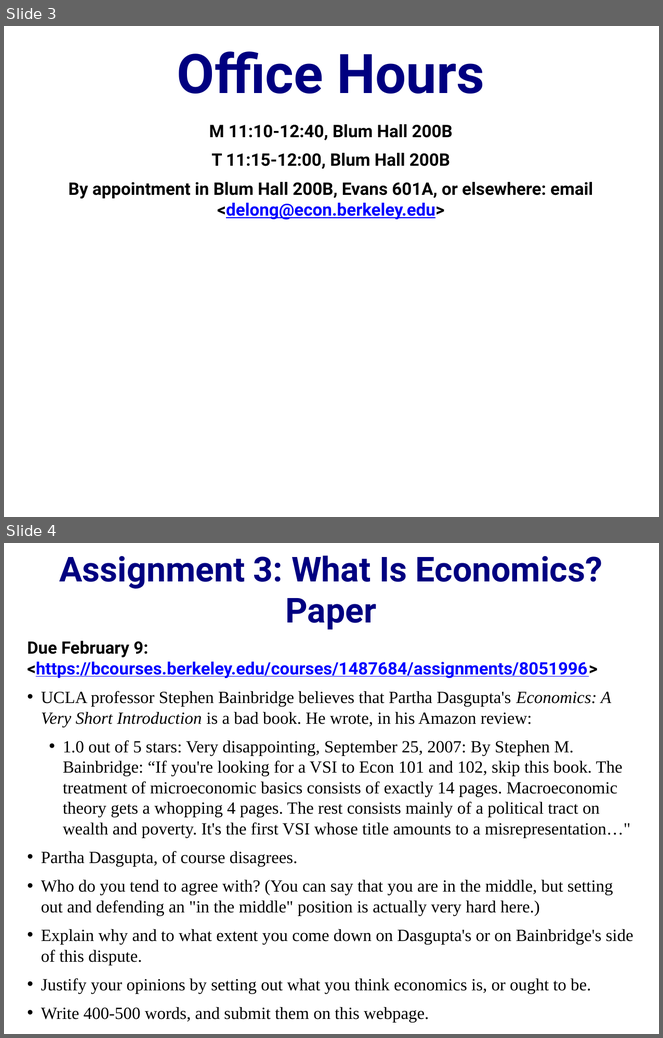
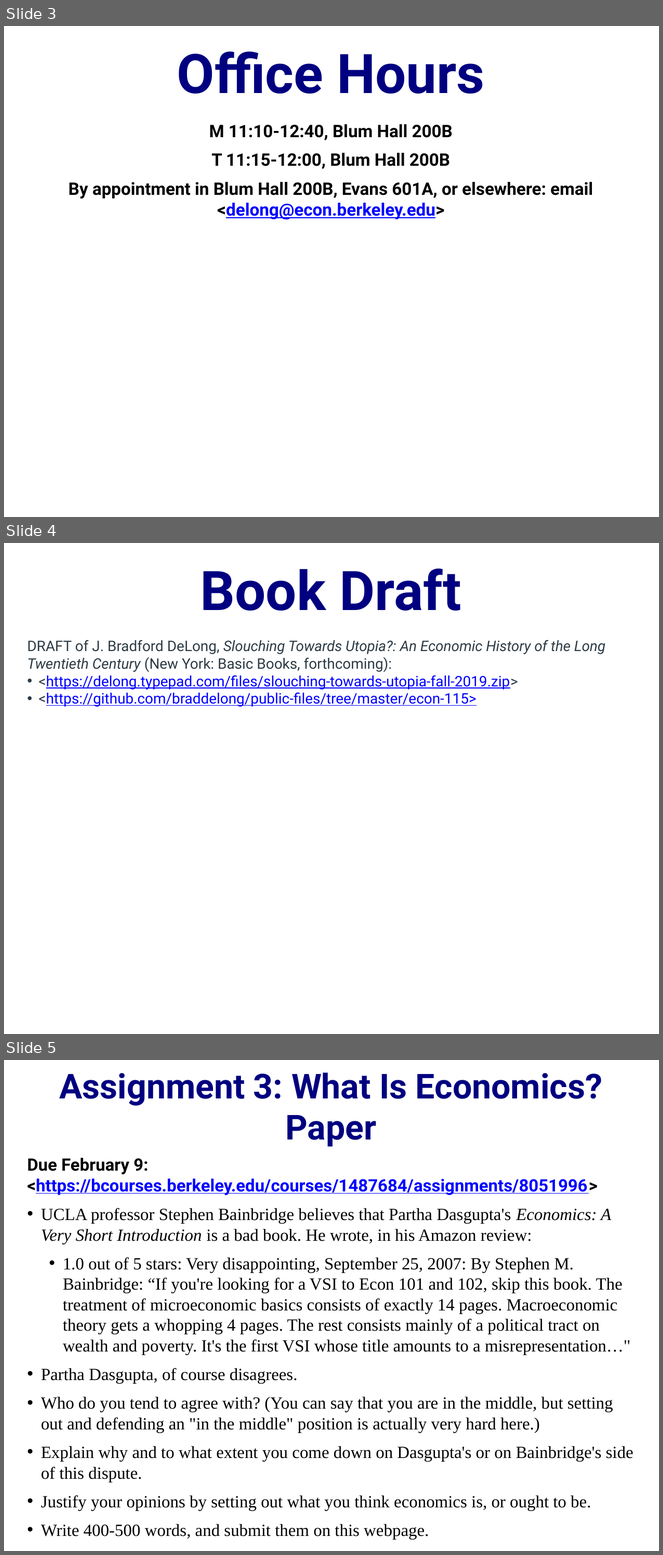
Before and after one commit to DavidLJ/public-files, a slide deck: econ-115-lecture-2.pptx. Shown one above the other, each under a label of ours: slides 3 and 4 before the commit, slides 3, 4 and 5 after it. The pictures are 663x1038 and 663x1555 pixels, drawn with LibreOffice and Linux fonts; fonts in the diff are those of the drawing. Boxes give left, top, right and bottom in pixels: in the first picture for what was removed or moved away, otherwise in the second. Text is boxed around its words. In the diff, an @@ line names an element or a change of style, - is before the commit and + after.

```diff
--- a/econ-115-lecture-2.pptx
+++ b/econ-115-lecture-2.pptx
@@ slide 4 added at [4,543,659,1034], background #FFFFFF @@
@@ title added at [201,568,461,611], 60 pt, text #000080, bold @@
+Book Draft
@@ text added at [27,640,606,707], 16 pt, text #0000FF, underline @@
+DRAFT of J. Bradford DeLong, Slouching Towards Utopia?: An Economic History of the Long Twentieth Century (New York: Basic Books, forthcoming):
+• <https://delong.typepad.com/files/slouching-towards-utopia-fall-2019.zip>
+• <https://github.com/braddelong/public-files/tree/master/econ-115>
@@ what was slide 4 is now slide 5 @@
```
Also in this commit, not shown: 1 slide changed, 1 other slide added.
